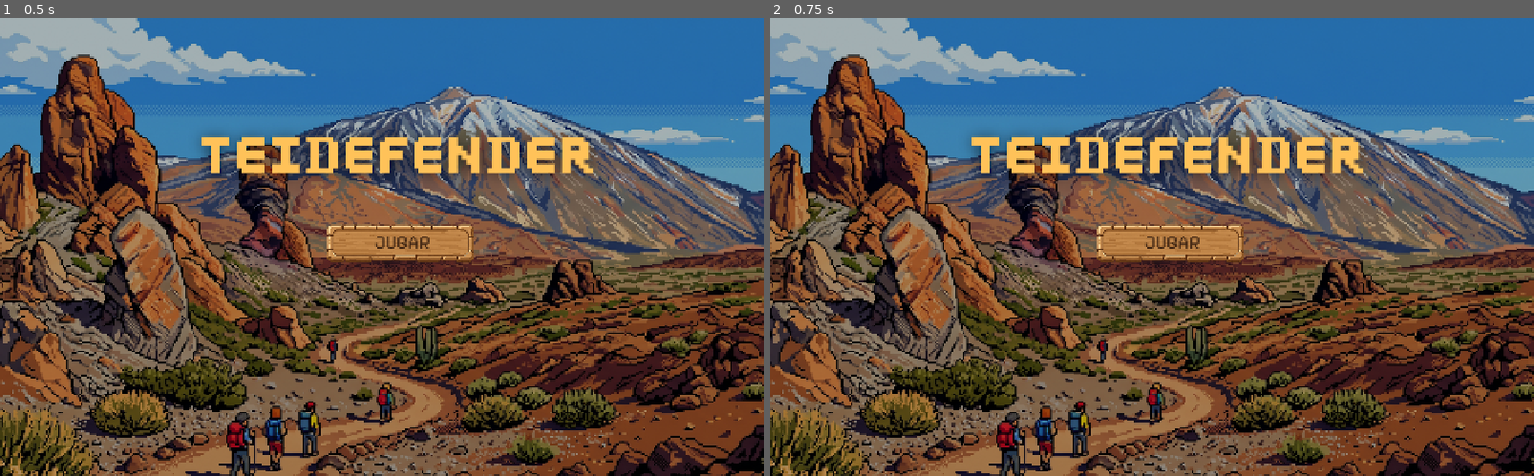
Above: before the commit, frames 1-2 (left to right).
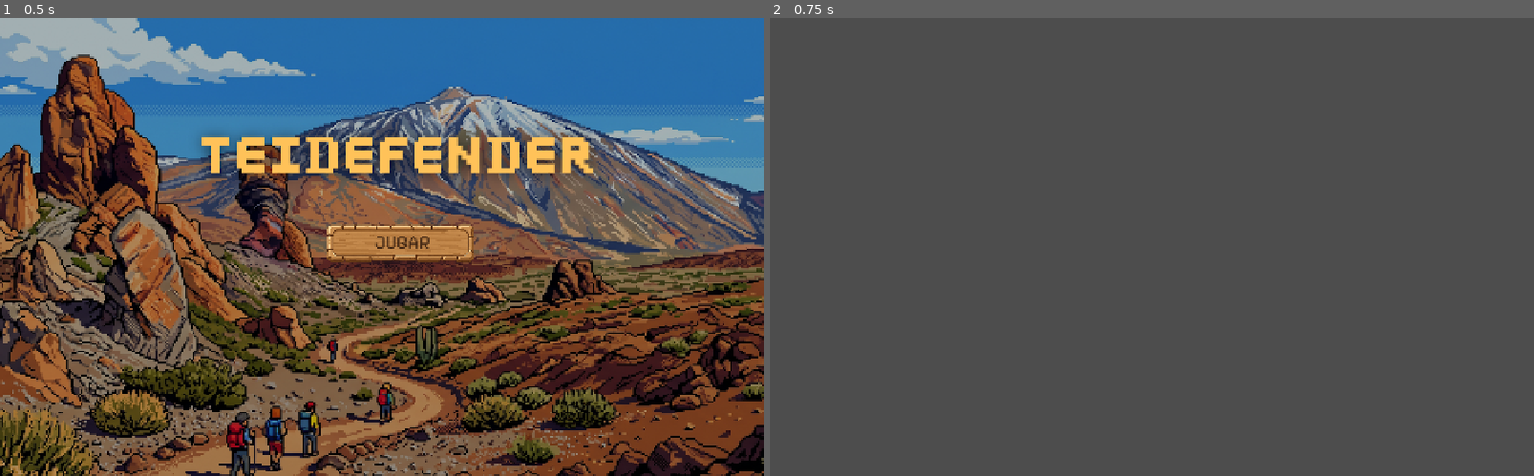
Above: after the commit, the same moments.

Repository: kiaramaldonado/teidefender
Game: Godot game, scene res://escenas/MenuPrincipal.tscn
The game is run twice, just before and just after one commit, with the same random seed, the same clock (stepped at 60 frames per second) and the same inputs.
Inputs:
- Up to frame 1 (0.5 s): no input
- Up to frame 2 (0.75 s): click "JUGAR" at 0.5 s

Frame 1 is identical in both runs. In frame 2, 95% of the frame differs, in the area x 0-100%, y 0-100%.

Commit message:
feat(menu): play button redirects to game

Diff:
--- a/escenas/MenuPrincipal.tscn
+++ b/escenas/MenuPrincipal.tscn
@@ -1,6 +1,7 @@
 [gd_scene format=3 uid="uid://cj7s3hyipaqdn"]
 
 [ext_resource type="Texture2D" uid="uid://dknrsa5818pur" path="res://fondos/menu_background.png" id="1_7pspv"]
+[ext_resource type="Script" uid="uid://b0kyiun2deoqc" path="res://scripts/MenuPrincipal.gd" id="1_hagvj"]
 [ext_resource type="Texture2D" uid="uid://c51dky78d14vk" path="res://sprites/ui/point_banner.png" id="2_ltmtt"]
 [ext_resource type="FontFile" uid="uid://wkjyh32ntvxp" path="res://fuentes/PixelifySans-VariableFont_wght.ttf" id="3_hagvj"]
 
@@ -16,6 +17,7 @@
 anchor_bottom = 1.0
 grow_horizontal = 2
 grow_vertical = 2
+script = ExtResource("1_hagvj")
 
 [node name="Fondo" type="TextureRect" parent="." unique_id=543970480]
 layout_mode = 0
--- /dev/null
+++ b/scripts/MenuPrincipal.gd
@@ -0,0 +1,7 @@
+extends Control
+
+func _ready():
+	$BotonJugar.pressed.connect(_on_boton_jugar_pressed)
+
+func _on_boton_jugar_pressed():
+	get_tree().change_scene_to_file("res://escenas/Mundo.tscn")
Not shown, added: scripts/MenuPrincipal.gd.uid
